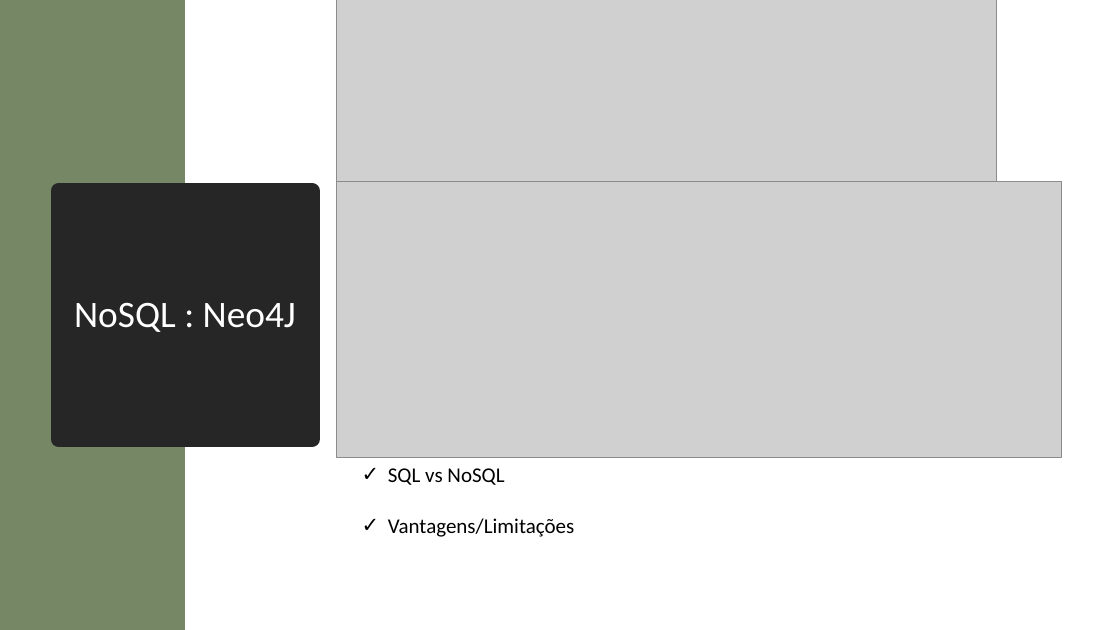
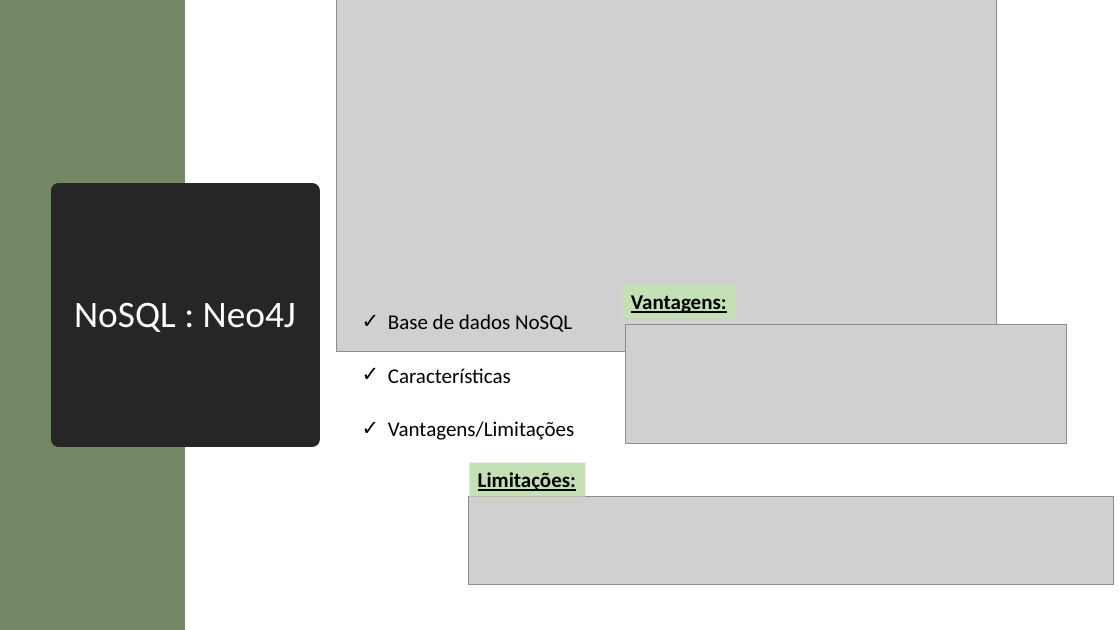
Before and after one commit to puyol105/BD, a slide deck: slide 8 of Slides.pptx. Drawn at 1120x630 pixels with LibreOffice and Linux fonts; fonts in the diff are those of the drawing; grey boxes stand for pictures. Boxes give left, top, right and bottom in pixels: in the first picture for what was removed or moved away, otherwise in the second. Text is boxed around its words. In the diff, an @@ line names an element or a change of style, - is before the commit and + after.

```diff
--- a/Slides.pptx
+++ b/Slides.pptx
@@ picture removed at bbox=[336, 181, 1061, 458] @@
@@ rectangle added at bbox=[623, 285, 736, 318], fill #C5E0B4, 18 pt, text #000000, bold, underline @@
+Vantagens:
@@ text added at bbox=[388, 314, 572, 332], 18 pt, text #000000 @@
+✓ Base de dados NoSQL
@@ picture added at bbox=[626, 325, 1067, 444] @@
@@ text added at bbox=[388, 368, 511, 383], 18 pt, text #000000 @@
+✓ Características
@@ text "Vantagens/Limitações": place and size @@
-text "Vantagens/Limitações" at bbox=[388, 518, 574, 537]
+text "Vantagens/Limitações" at bbox=[388, 421, 574, 440]
@@ text removed at bbox=[388, 468, 504, 485] @@
-✓ SQL vs NoSQL
@@ rectangle added at bbox=[470, 463, 586, 497], fill #C5E0B4, 18 pt, text #000000, bold, underline @@
+Limitações:
@@ picture added at bbox=[469, 497, 1114, 584] @@
```
Also in this commit, not shown: 2 other slides changed.
